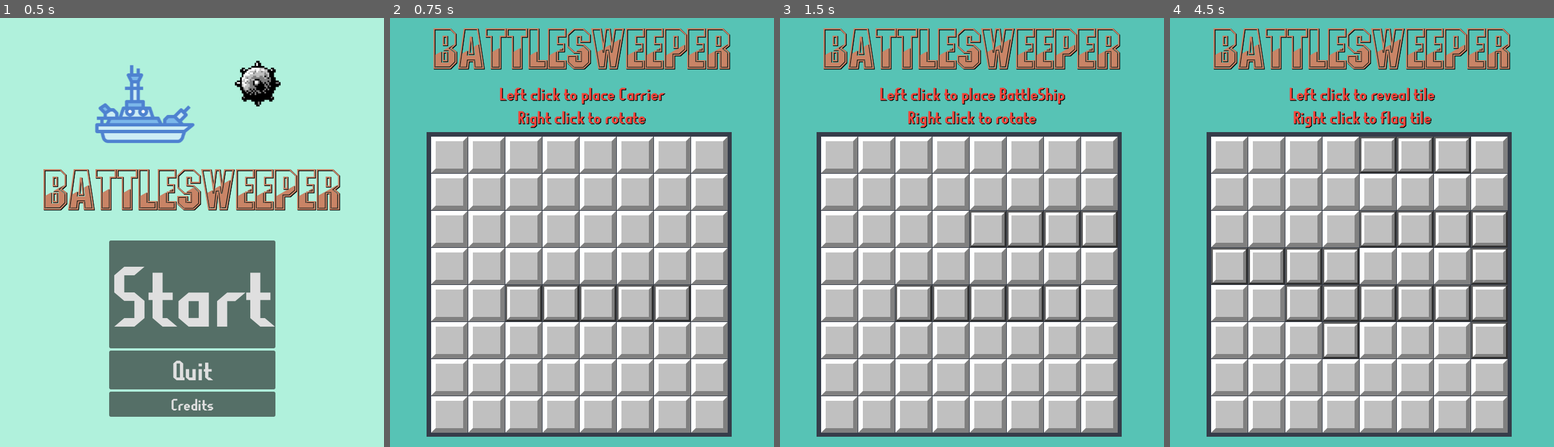
Above: before the commit, frames 1-4 (left to right).
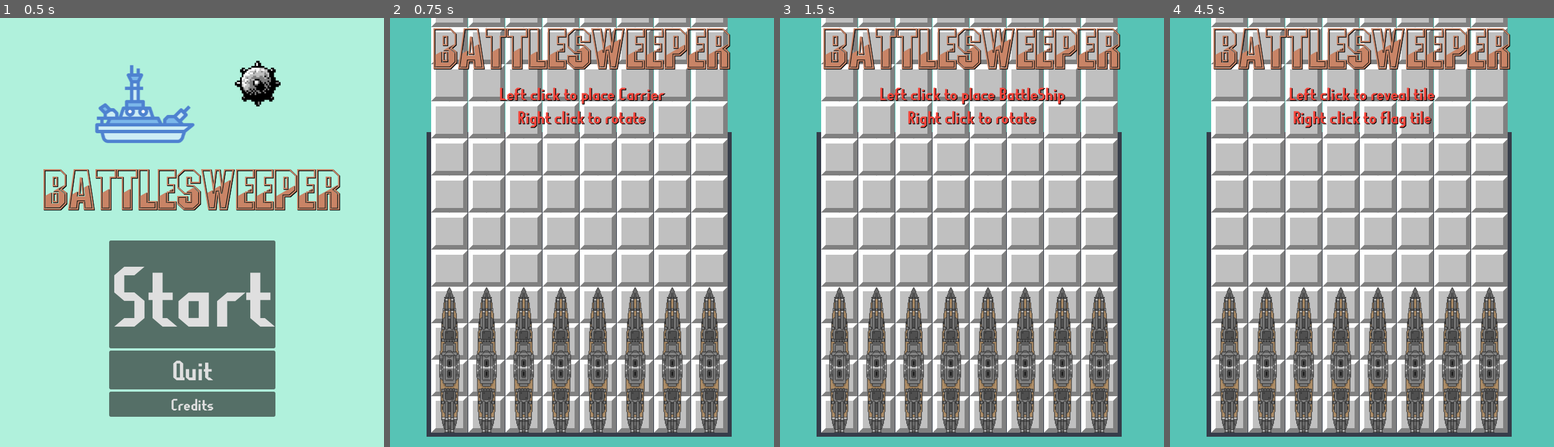
Above: after the commit, the same moments.

Repository: OverTimeChaos/BattleSweeper
Game: Godot game, scene res://Codes and Screens/TitleScreen.tscn
Two runs of this game, one before a commit and one after it. Both use one fixed random seed, a clock stepped at 60 frames per second and the inputs below.
Inputs (mouse positions are in pixels of both pictures, inside the frame that each line leads up to):
- Up to frame 1 (0.5 s): no input
- Up to frame 2 (0.75 s): click "Start" at 0.5 s
- Up to frame 3 (1.5 s): tap Enter (Enter) at 1.25 s; move the mouse to (1056, 211) at 1.27 s; press the mouse at (1056, 211) at 1.28 s
- Up to frame 4 (4.5 s): tap Enter (Enter) at 2, 2.1, 2.75, 3.5, 4.25 s; move the mouse to (1285, 253) at 2.02 s; release the mouse at (1285, 253) at 2.03 s; click (1285, 253) at 2.3 s; move the mouse to (1400, 138) at 2.77 s; press the mouse at (1400, 138) at 2.78 s; move the mouse to (1342, 318) at 3.52 s; release the mouse at (1342, 318) at 3.53 s; right-click (1342, 318) at 3.6 s; click (1342, 318) at 3.8 s; move the mouse to (1477, 296) at 4.27 s; press the mouse at (1477, 296) at 4.28 s

Frame 1 is identical in both runs. In frame 2, 34% of the frame differs, in the area x 10-88%, y 0-97%; in frame 3, 34%; in frame 4, 35%.

Commit message:
Spirte making

Diff:
--- a/Godot project/Codes and Screens/Mechanics.gd
+++ b/Godot project/Codes and Screens/Mechanics.gd
@@ -77,7 +77,11 @@
 		for node in nodes:
 			node.indicated(true)
 		if Input.is_action_just_pressed("LeftClick"):
+			for node in nodes:
+				node.IsOccupied = true
+
 			pn += 1
+
 		elif Input.is_action_just_pressed("RightClick"):
 			if rotate == false:
 				rotate = true
--- a/Godot project/Codes and Screens/Tile.tscn
+++ b/Godot project/Codes and Screens/Tile.tscn
@@ -16,6 +16,7 @@
 [ext_resource type="Texture2D" uid="uid://sq13oucruvmi" path="res://Decals/MineSweeper/cells/WinmineXP/cell8.svg" id="10_hdxr2"]
 [ext_resource type="Texture2D" uid="uid://d3gmn7m7ypi5s" path="res://Decals/TileHover.png" id="11_8vhnq"]
 [ext_resource type="Texture2D" uid="uid://bntwy3tpkdh1u" path="res://Decals/UsedMine.png" id="11_up7g6"]
+[ext_resource type="Texture2D" uid="uid://dfouv0snqo803" path="res://Decals/Ships/BattleShip/ShipBattleshipBuilt.png" id="17_plmx3"]
 
 [sub_resource type="SpriteFrames" id="SpriteFrames_bh2tx"]
 animations = [{
@@ -69,6 +70,8 @@
 "speed": 5.0
 }]
 
+[sub_resource type="SpriteFrames" id="SpriteFrames_5t6pt"]
+
 [node name="Tile" type="Node2D"]
 script = ExtResource("1_jb1yw")
 
@@ -84,6 +87,30 @@
 texture = ExtResource("3_pck60")
 
 [node name="Covered" type="AnimatedSprite2D" parent="."]
+scale = Vector2(0.4, 0.4)
+sprite_frames = SubResource("SpriteFrames_dsl7g")
+offset = Vector2(260, 600)
+
+[node name="Covered2" type="AnimatedSprite2D" parent="."]
+position = Vector2(0, -64)
+scale = Vector2(0.4, 0.4)
+sprite_frames = SubResource("SpriteFrames_dsl7g")
+offset = Vector2(260, 600)
+
+[node name="Covered3" type="AnimatedSprite2D" parent="."]
+position = Vector2(0, -128)
+scale = Vector2(0.4, 0.4)
+sprite_frames = SubResource("SpriteFrames_dsl7g")
+offset = Vector2(260, 600)
+
+[node name="Covered4" type="AnimatedSprite2D" parent="."]
+position = Vector2(0, -192)
+scale = Vector2(0.4, 0.4)
+sprite_frames = SubResource("SpriteFrames_dsl7g")
+offset = Vector2(260, 600)
+
+[node name="Covered5" type="AnimatedSprite2D" parent="."]
+position = Vector2(0, -256)
 scale = Vector2(0.4, 0.4)
 sprite_frames = SubResource("SpriteFrames_dsl7g")
 offset = Vector2(260, 600)
@@ -108,6 +135,15 @@
 scale = Vector2(0.4, 0.4)
 texture = ExtResource("6_sqn0l")
 
+[node name="shipparts" type="AnimatedSprite2D" parent="."]
+scale = Vector2(0.4, 0.4)
+sprite_frames = SubResource("SpriteFrames_5t6pt")
+
+[node name="ShipBattleshipBuilt" type="Sprite2D" parent="."]
+position = Vector2(104, 144)
+scale = Vector2(1.229, 1.229)
+texture = ExtResource("17_plmx3")
+
 [connection signal="gui_input" from="Control" to="." method="_on_control_gui_input"]
 [connection signal="mouse_entered" from="Control" to="." method="_on_control_mouse_entered"]
 [connection signal="mouse_exited" from="Control" to="." method="_on_control_mouse_exited"]
--- a/Godot project/Codes and Screens/thanks.gd
+++ b/Godot project/Codes and Screens/thanks.gd
@@ -1,7 +1,12 @@
 extends Node
+"Special Thanks"
 "Myle"
 "Toxic Monster"
 "The Godot Cafe Discord Community"
+
+"Sprites"
+"Lowder2"
+"putianyi889"
 
 # Called when the node enters the scene tree for the first time.
 func _ready():
Not shown: 1 places in Godot project/Codes and Screens/Tile.tscn that only renumber resources
Binary file added: Godot project/Decals/Ships/BattleShip/ShipBattleshipBuilt.png
Not shown, added: Godot project/Decals/Ships/BattleShip/ShipBattleshipBuilt.png.import
Binary file added: Godot project/Decals/Ships/BattleShip/ShipBattleshipPart1.png
Not shown, added: Godot project/Decals/Ships/BattleShip/ShipBattleshipPart1.png.import
Binary file added: Godot project/Decals/Ships/BattleShip/ShipBattleshipPart2.png
Not shown, added: Godot project/Decals/Ships/BattleShip/ShipBattleshipPart2.png.import
Binary file added: Godot project/Decals/Ships/BattleShip/ShipBattleshipPart3.png
Not shown, added: Godot project/Decals/Ships/BattleShip/ShipBattleshipPart3.png.import
Binary file added: Godot project/Decals/Ships/BattleShip/ShipBattleshipPart4.png
Not shown, added: Godot project/Decals/Ships/BattleShip/ShipBattleshipPart4.png.import
Binary file added: Godot project/Decals/Ships/Carrier/ShipCarrierBuilt.png
(and 8 more such lines)
